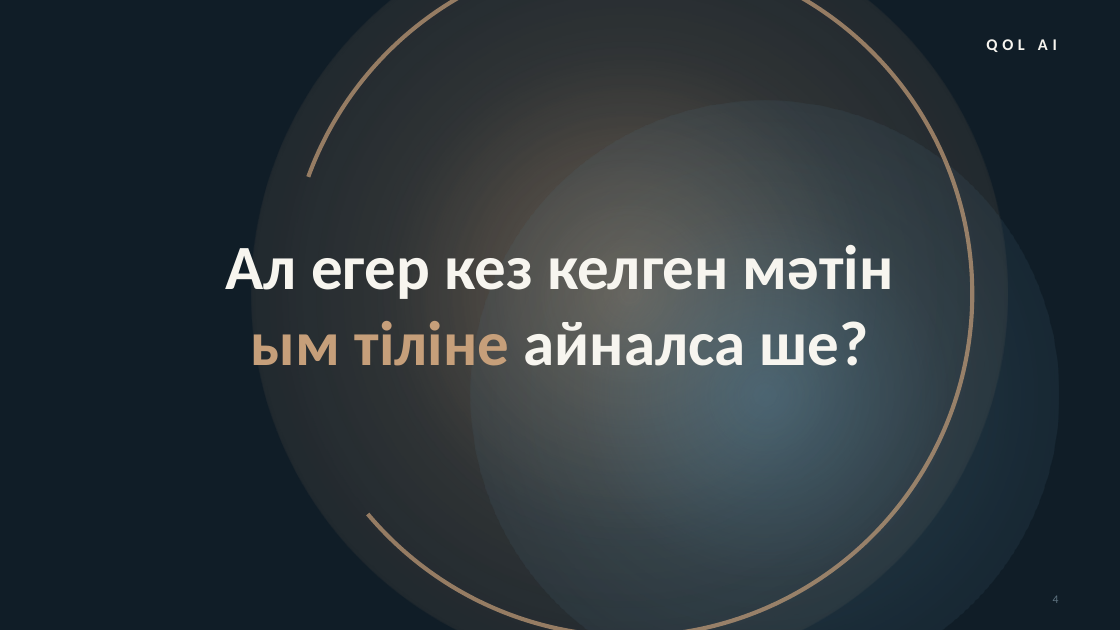
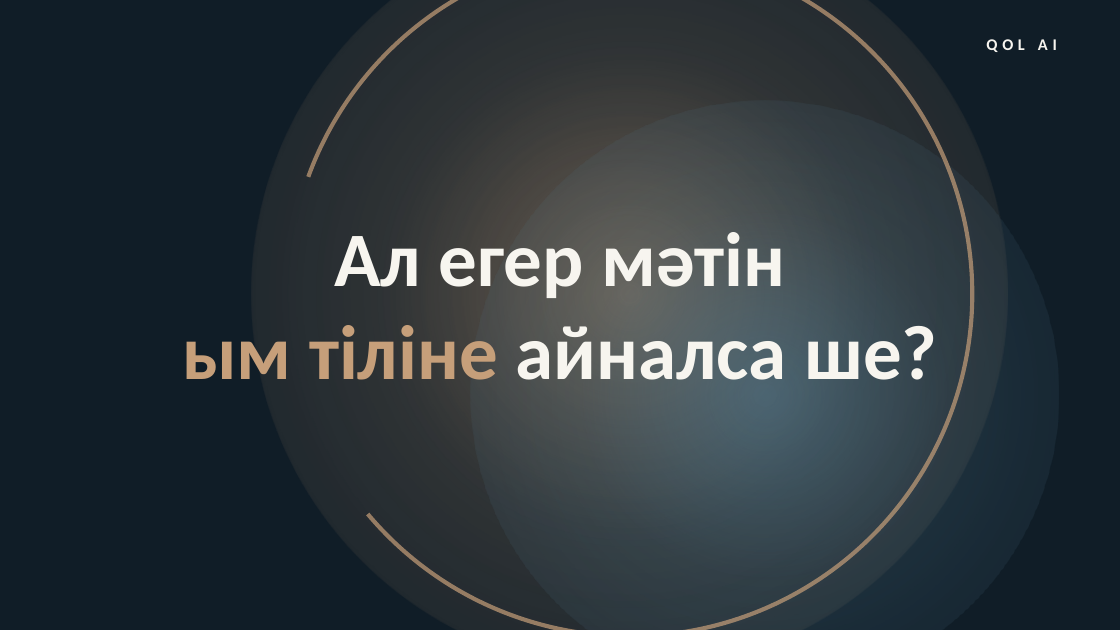
Before and after one commit to LofiSilent/Qol-Ai, a slide deck: slide 3 of presentation/Qol_AI_presentation_KZ.pptx (slide 4 before the commit). Drawn at 1120x630 pixels with LibreOffice and Linux fonts; fonts in the diff are those of the drawing; background and template pictures are left out. Boxes give left, top, right and bottom in pixels: in the first picture for what was removed or moved away, otherwise in the second. Text is boxed around its words. In the diff, an @@ line names an element or a change of style, - is before the commit and + after.

```diff
--- a/presentation/Qol_AI_presentation_KZ.pptx
+++ b/presentation/Qol_AI_presentation_KZ.pptx
@@ text "Ал егер мәтін": place and size @@
-text "Ал егер мәтін" at <box>226,245,894,366</box>
+text "Ал егер мәтін" at <box>182,232,937,380</box>
@@ text at <box>334,232,785,298</box>: text changed; size 54 to 66 pt @@
-Ал егер кез келген мәтін
+Ал егер мәтін
@@ text at <box>182,325,937,380</box>: size 54 to 66 pt in "ым тіліне айналса ше?" @@
@@ page number removed at <box>1053,596,1059,603</box> @@
-4
```
Also in this commit, not shown: 5 other slides changed, 1 slide added, 6 slides removed, 3 other files.
